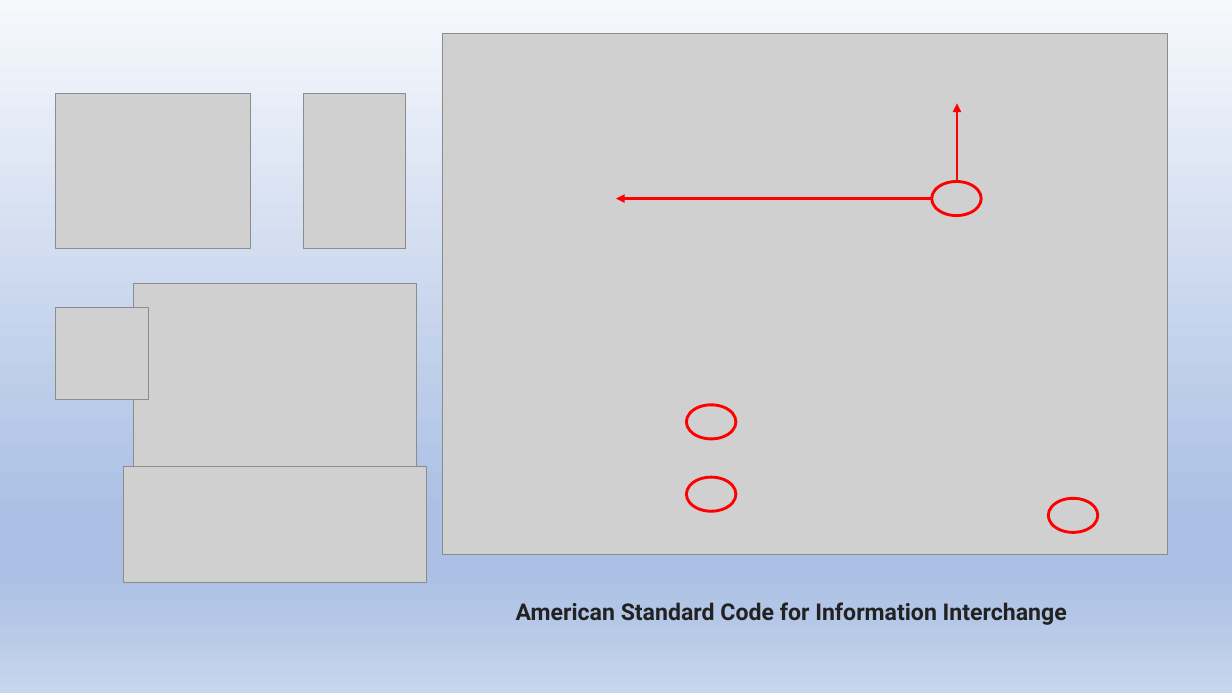
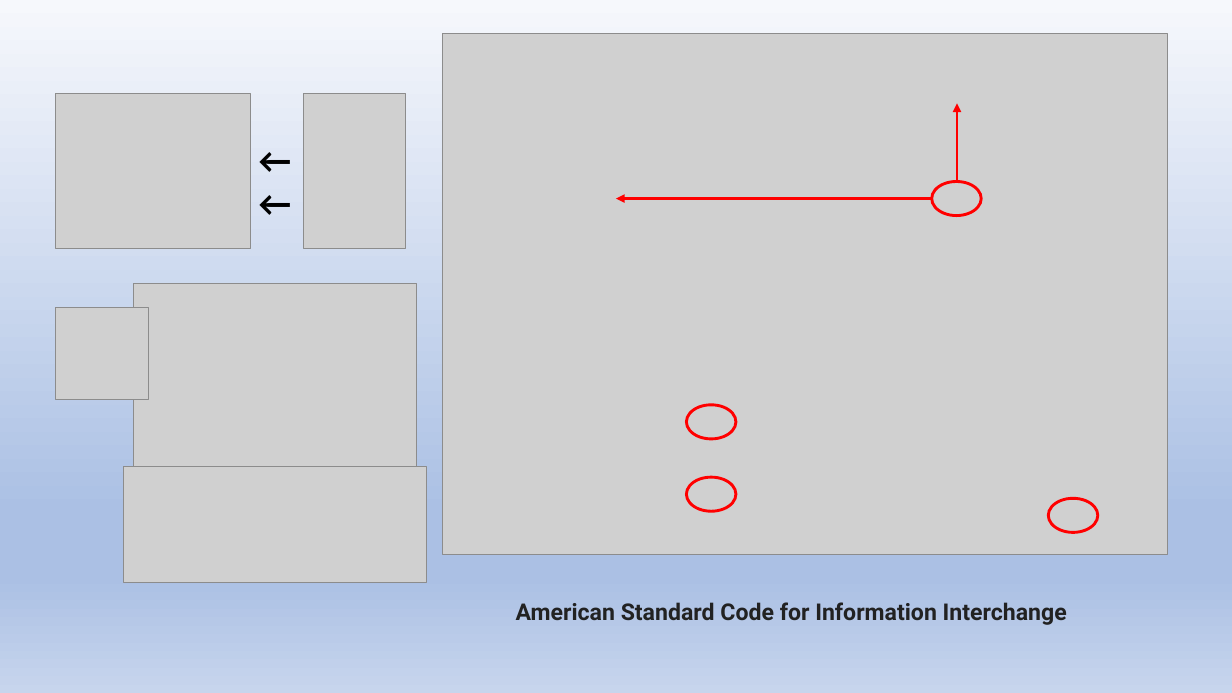
Before and after one commit to jwang1122/learnpython, a slide deck: slide 9 of Python Language.pptx (slide 11 before the commit). Drawn at 1232x693 pixels with LibreOffice and Linux fonts; fonts in the diff are those of the drawing; grey boxes stand for pictures. Boxes give left, top, right and bottom in pixels: in the first picture for what was removed or moved away, otherwise in the second. Text is boxed around its words. In the diff, an @@ line names an element or a change of style, - is before the commit and + after.

```diff
--- a/Python Language.pptx
+++ b/Python Language.pptx
@@ text added at [250,139,300,235], 28 pt, text #000000, bold @@
+→→
```
Also in this commit, not shown: 8 other slides changed, 15 slides added, 12 other files.
